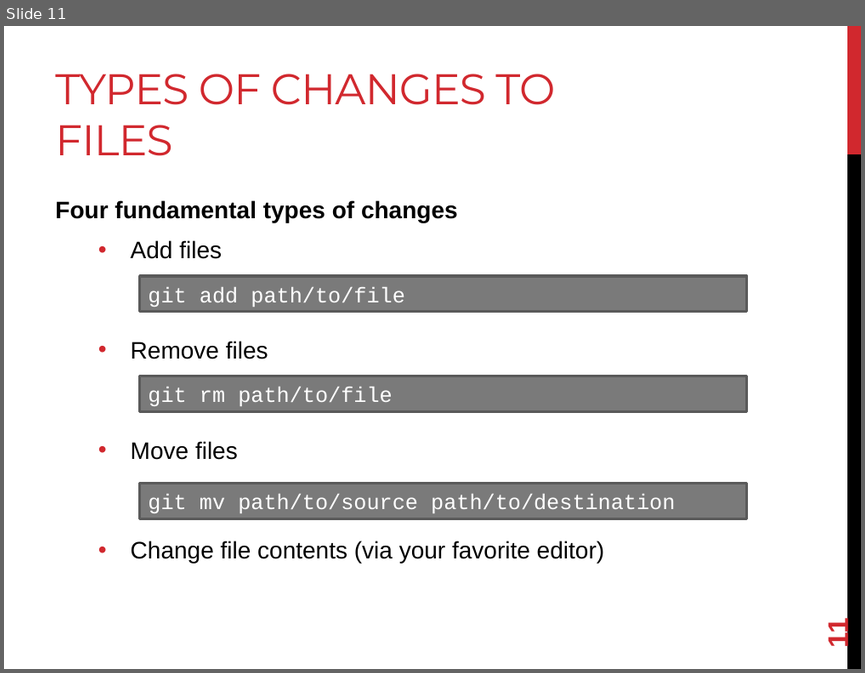
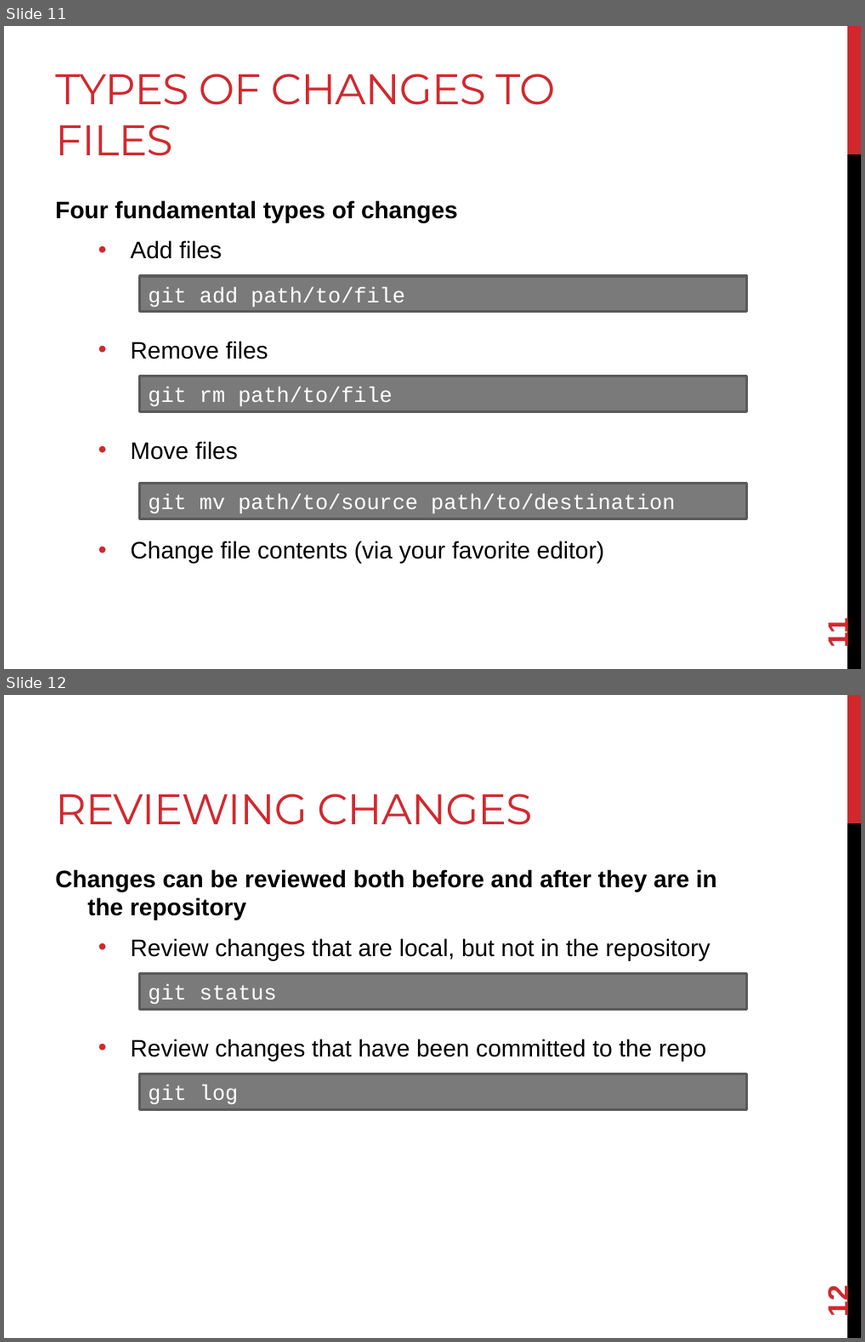
Before and after one commit to joshpeterson/DevelopingConcurrentSoftware, a slide deck: Lectures/Introduction to Distributed Version Control/Introduction to Distributed Version Control.pptx. Shown one above the other, each under a label of ours: slide 11 before the commit, slides 11 and 12 after it. The pictures are 865x673 and 865x1342 pixels, drawn with LibreOffice and Linux fonts; fonts in the diff are those of the drawing. Boxes give left, top, right and bottom in pixels: in the first picture for what was removed or moved away, otherwise in the second. Text is boxed around its words. In the diff, an @@ line names an element or a change of style, - is before the commit and + after.

```diff
--- a/Lectures/Introduction to Distributed Version Control/Introduction to Distributed Version Control.pptx
+++ b/Lectures/Introduction to Distributed Version Control/Introduction to Distributed Version Control.pptx
@@ slide 12 added at [4, 695, 861, 1338], background #FFFFFF; not listed: 2 template elements that a slide beside it also shows @@
@@ title added at [55, 794, 532, 825], 36 pt, text #D1282E @@
+REVIEWING CHANGES
@@ text added at [55, 869, 717, 1061], 20 pt, text #000000 @@
+Changes can be reviewed both before and after they are in the repository
+  • Review changes that are local, but not in the repository
+  • Review changes that have been committed to the repo
@@ rectangle added at [139, 974, 746, 1009], fill #7A7A7A, outline #5A5A5A 2.25 pt, 18 pt, text #FFFFFF @@
+git status
@@ rectangle added at [139, 1074, 746, 1110], fill #7A7A7A, outline #5A5A5A 2.25 pt, 18 pt, text #FFFFFF @@
+git log
@@ page number added at [822, 1287, 854, 1315], 24 pt, text #D1282E, bold @@
+12
```
Also in this commit, not shown: 5 other slides added.
